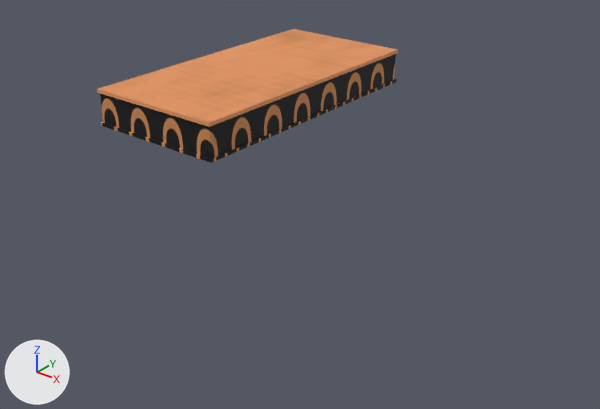
The FBX model Assets/Models/Cardboard/CardboardPanels/Fbx/M_Cardboard_Square_1x2.fbx as it was, and as the next commit left it.
The view is the same before and after, from a 50 mm camera at (0.0644, -0.0638, 0.0382) aimed at (0.0093, 0.005, -0.0045). Arrows for +X, +Y and +Z are at lower left; the lights stay in place. Where no turn or scale is listed for an object, it has been applied to the vertices. Vertices at the same position are counted once.

The scene before the commit, as lines of its bpy script (objects in view):
```python
me_mesh = bpy.data.meshes.new('Mesh')
me_mesh.from_pydata(...)  # 26 vertices, 20 faces; spans x -0.01..0.01, y -0.03..0.01, z 0.0..0.005
me_mesh.materials.append(mat_mat_cardboard)  # picture img_cardboard_a_png
me_mesh_001 = bpy.data.meshes.new('Mesh.001')
me_mesh_001.from_pydata(...)  # 8 vertices, 2 faces; spans x -0.01..0.01, y -0.03..0.01, z 0.0..0.005
me_mesh_001.materials.append(mat_mat_cardboard)  # picture img_cardboard_a_png
ob_panel = bpy.data.objects.new('Panel', me_mesh_001)
ob_panel.location = (-0.01, 0.03, 0.0)
ob_sides = bpy.data.objects.new('Sides', me_mesh)
ob_sides.location = (-0.01, 0.03, 0.0)
```
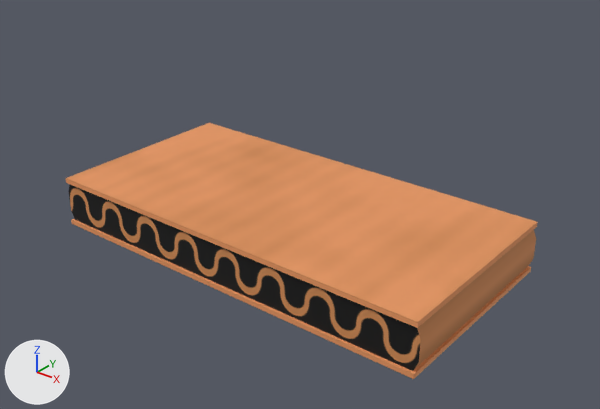
Pixel boxes (x1, y1, x2, y2) of what changed, in the pictures (600 x 409 px):
'Panel', mesh turned, moved: before (98, 29, 398, 123); after (66, 123, 537, 322)
'Sides', reshaped, moved: before (97, 50, 398, 163); after (66, 179, 538, 379)

The change, as a diff of the scene's bpy script:
```diff
--- a/Assets/Models/Cardboard/CardboardPanels/Fbx/M_Cardboard_Square_1x2.fbx.py
+++ b/Assets/Models/Cardboard/CardboardPanels/Fbx/M_Cardboard_Square_1x2.fbx.py
@@ me_mesh @@
 # used by ob_sides; location = (-0.01, 0.03, 0.0)
-me_mesh.from_pydata(...)  # 26 vertices, 20 faces; spans x -0.01..0.01, y -0.03..0.01, z 0.0..0.005
+me_mesh.from_pydata(...)  # 32 vertices, 28 faces; spans x -0.0002..0.0402, y -0.02..0.0, z 0.0..0.005
+# me_mesh part 1: the whole mesh is rebuilt
 me_mesh.materials.append(mat_mat_cardboard)
@@ me_mesh_001 @@
 me_mesh_001.from_pydata(...)  # 8 vertices, 2 faces; spans x -0.01..0.01, y -0.03..0.01, z 0.0..0.005
 # used by ob_panel; location = (-0.01, 0.03, 0.0)
+# me_mesh_001 part 2: the whole mesh is turned -90 degrees about the z axis through its middle, then moved by (0.02, 0.0, 0.0)
 me_mesh_001.materials.append(mat_mat_cardboard)
@@ ob_sides @@
 ob_sides = bpy.data.objects.new('Sides', me_mesh)
-ob_sides.location = (-0.01, 0.03, 0.0)
+ob_sides.location = (0.0, 0.0, 0.0)
@@ ob_panel @@
 ob_panel = bpy.data.objects.new('Panel', me_mesh_001)
-ob_panel.location = (-0.01, 0.03, 0.0)
+ob_panel.location = (0.0, 0.0, 0.0)
```
